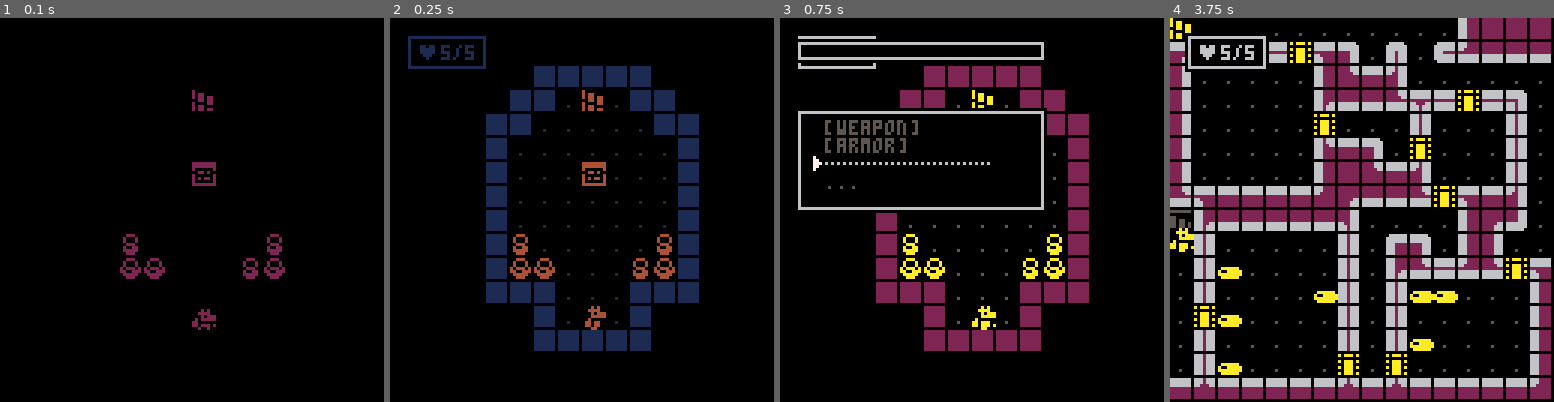
Above: before the commit, frames 1-4 (left to right).
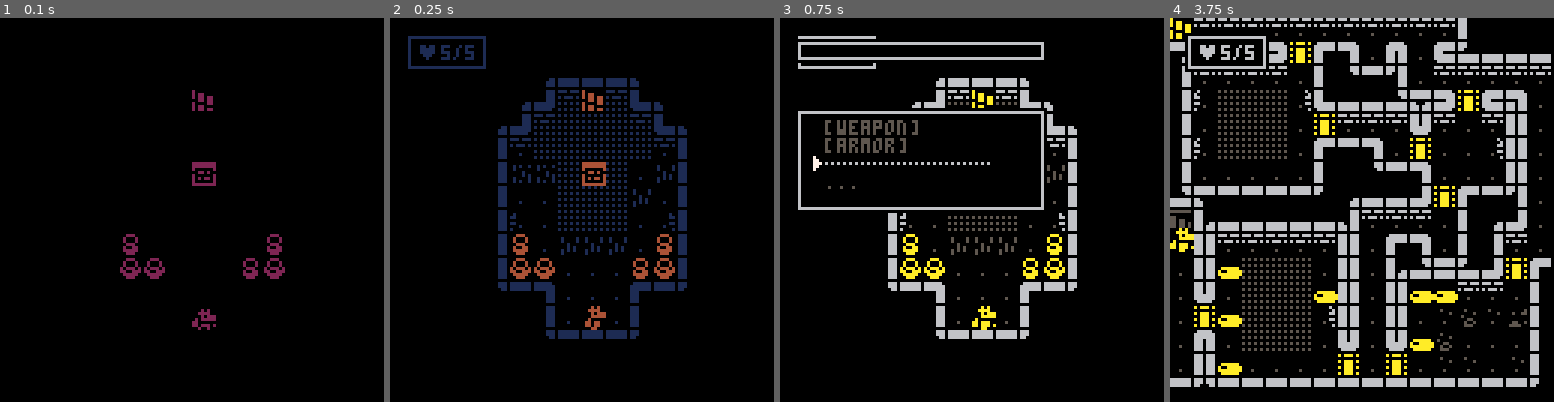
Above: after the commit, the same moments.

Repository: gabriel-jm/pico8-games
Game: PICO-8 cartridge porklike.p8
Two runs of this game, one before a commit and one after it. Both use one fixed random seed, a clock stepped at 60 frames per second and the inputs below.
Inputs:
- Up to frame 1 (0.1 s): no input
- Up to frame 2 (0.25 s): no input
- Up to frame 3 (0.75 s): tap X (X key) at 0.33 s; tap O (Z key) at 0.7 s
- Up to frame 4 (3.75 s): tap X (X key) at 1.07, 1.85, 2.97 s; hold Right 1.6-2.1 s; tap O (Z key) every 0.4 s from 1.7 to 3.7 s; hold Up 2.15-2.42 s; hold Right 2.47-3.03 s; hold Left 3.08-3.58 s; hold Down from 3.63 s (still down)

Frame 1 is identical in both runs. In frame 2, 9.7% of the frame differs, in the area x 25-81%, y 12-87%; in frame 3, 10%; in frame 4, 20%, in the area x 0-100%, y 0-100%.

Commit message:
porklike - lesson 43 middle

Diff:
--- a/porklike.p8
+++ b/porklike.p8
@@ -53,6 +53,7 @@
 end
 
 function startgame()
+	tile_ani=0
 	fadeperc=1
 
 	btn_buffer=-1
@@ -247,6 +248,7 @@
 
 	if (fadeperc==1) return
 
+	anim_map()
 	map()
 
 	foreach(dead_mobs,
@@ -341,6 +343,26 @@
 function draw_win()
 	cls(2)
 	print("u win",50,50,7)
+end
+
+function anim_map()
+	tile_ani+=1
+
+	if (tile_ani<15) return
+
+	tile_ani=0
+
+	in_xy_pairs(function(x,y)
+		local tile=mget(x,y)
+
+		if tile>=64 and tile<=67 then
+			tile=tile%2==0
+				and tile+1
+				or tile-1
+		end
+
+		mset(x,y,tile)
+	end)
 end
 -->8
 -- tools
@@ -541,9 +563,10 @@
 				"the golden kielbasa",
 				""
 			})
-		elseif floor==final_floor then
-			win=true
-		end
+		end
+	elseif tile==110 then
+		-- kielbasa
+		win=true
 	end
 end
 
@@ -1347,10 +1370,11 @@
 	carvescuts()
 	start_end()
 	fill_ends()
+	pretty_walls()
 	installdoors()
-	pretty_walls()
 
 	spawn_mobs()
+	decorate_rooms()
 end
 
 -- rooms
@@ -1716,8 +1740,10 @@
 
 function installdoors()
 	foreach(doors,function(d)
+		local tile=mget(d.x,d.y)
+
 		if
-			mget(d.x,d.y)==1
+			(tile==1 or tile==4)
 			and is_door(d.x,d.y)
 		then
 			mset(d.x,d.y,13)
@@ -1782,10 +1808,27 @@
 	plyr.y=py
 end
 
+function next2tile(x,y,tile)
+	for i=1,4 do
+		if
+			in_bounds(
+				x+dirs_x[i],y+dirs_y[i]
+			)
+			and mget(
+				x+dirs_x[i],y+dirs_y[i]
+			)==tile
+		then
+			return true
+		end
+	end
+end
+
 function pretty_walls()
 	in_xy_pairs(function(x,y)
-		if mget(x,y)==2 then
-			local sig,tile=get_sig(x,y),2
+		local tile=mget(x,y)
+
+		if tile==2 then
+			local sig,tile=get_sig(x,y),3
 
 			for i=1,#wall_sig do
 				if bcomp(
@@ -1798,10 +1841,93 @@
 			end
 
 			mset(x,y,tile)
+		elseif tile==1 then
+			if
+				not is_walkable(x,y-1)
+			then
+				mset(x,y,4)
+			end
 		end
 	end)
 end
 
+function decorate_rooms()
+	local decor_funcs={
+		deco_carpet,
+		deco_torch,
+		deco_dirt,
+		deco_farn,
+		deco_vase
+	}
+
+	foreach(rooms,function(r)
+		local decor_func=get_rnd(
+			decor_funcs
+		)
+
+		for x=0,r.w-1 do
+			for y=1,r.h-1 do
+				decor_func(
+					r,r.x+x,r.y+y,x,y
+				)
+			end
+		end
+	end)
+end
+
+function deco_carpet(
+	r,tx,ty,x,y
+)
+	deco_torch(r,tx,ty,x,y)
+
+	if
+		x>0 and x<r.w-1 and y<r.h-1
+	then
+		mset(tx,ty,68)
+	end
+end
+
+function deco_dirt(r,tx,ty,x,y)
+	local tarr=split"1,74,75,76"
+
+	if mget(tx,ty)==1 then
+		mset(tx,ty,get_rnd(tarr))
+	end
+end
+
+function deco_torch(r,tx,ty,x,y)
+	if
+		rnd(3)>1 and y%2==1
+		and not next2tile(tx,ty,13)
+	then
+		if x==0 then
+			mset(tx,ty,64)
+		elseif x==r.w-1 then
+			mset(tx,ty,66)
+		end
+	end
+end
+
+function deco_farn(r,tx,ty,x,y)
+	local tarr=split"1,70,70,70,71,71,71,72,73,74"
+
+	if mget(tx,ty)==1 then
+		mset(tx,ty,get_rnd(tarr))
+	end
+end
+
+function deco_vase(r,tx,ty,x,y)
+	local tarr=split"1,1,1,7,8"
+
+	if
+		mget(tx,ty)==1
+		and is_walkable(tx,ty,"checkmobs")
+		and not next2tile(tx,ty,13)
+	then
+		mset(tx,ty,get_rnd(tarr))
+	end
+end
+
 
 
 
@@ -1931,23 +2057,23 @@
 
 
 __gff__
-0000050500000303030103010307020005050505050505050505050505050505050505050505050505050505050505050505050505050505050505050505000000000000000000000000000000000000000000000000000000000000000000000000000000000000000000000000000000000000000000000000000000000000
+0000050500050303030103010307020005050505050505050505050505050505050505050505050505050505050505050505050505050505050505050505000000000000000004040000000000000000000000000000000000000000000000000000000000000000000000000000000000000000000000000000000000000000
 0000000000000000000000000000000000000000000000000000000000000000000000000000000000000000000000000000000000000000000000000000000000000000000000000000000000000000000000000000000000000000000000000000000000000000000000000000000000000000000000000000000000000000
 __map__
 0202020202020202020202020202020200000000000000000000000000000000000000000000000000000000000000000000000000000000000000000000000000000000000000000000000000000000000000000000000000000000000000000000000000000000000000000000000000000000000000000000000000000000
 020f010101010101010101020e01010200000000000000000000000000000000000000000000000000000000000000000000000000000000000000000000000000000000000000000000000000000000000000000000000000000000000000000000000000000000000000000000000000000000000000000000000000000000
-0201010101010202020201020202010200000000000002020202020000000000000000000000000000000000000000000000000000000000000000000000000000000000000000000000000000000000000000000000000000000000000000000000000000000000000000000000000000000000000000000000000000000000
-0201010101010201010101020101010200000000000202010e01020200000000000000000000000000000000000000000000000000000000000000000000000000000000000000000000000000000000000000000000000000000000000000000000000000000000000000000000000000000000000000000000000000000000
-0201010101010201010101020102020200000000020201010101010202000000000000000002020202020200000000000000000000000000000000000000000000000000000000000000000000000000000000000000000000000000000000000000000000000000000000000000000000000000000000000000000000000000
-0201010101010201010101020101010200000000020101010101010102000000000000000002010101010200000000000000000000000000000000000000000000000000000000000000000000000000000000000000000000000000000000000000000000000000000000000000000000000000000000000000000000000000
-0201010101010102020202020101010200000000020101010601010102000000000000000002010601010200000000000000000000000000000000000000000000000000000000000000000000000000000000000000000000000000000000000000000000000000000000000000000000000000000000000000000000000000
-0201010101010101010101020101010200000000020101010101010102000000000000000002010101010200000000000000000000000000000000000000000000000000000000000000000000000000000000000000000000000000000000000000000000000000000000000000000000000000000000000000000000000000
-02020d02020202020202020202020d0200000000020101010101010102000000000000000002010101010200000000000000000000000000000000000000000000000000000000000000000000000000000000000000000000000000000000000000000000000000000000000000000000000000000000000000000000000000
-01010701020a0101010108020201010200000000020701010101010702000000000000000002020201020200000000000000000000000000000000000000000000000000000000000000000000000000000000000000000000000000000000000000000000000000000000000000000000000000000000000000000000000000
-0101010102010101010101020201010200000000020808010101070802000000000000000000020f01020000000000000000000000000000000000000000000000000000000000000000000000000000000000000000000000000000000000000000000000000000000000000000000000000000000000000000000000000000
-0101010102020202020101020201010200000000020202010101020202000000000000000000020202020000000000000000000000000000000000000000000000000000000000000000000000000000000000000000000000000000000000000000000000000000000000000000000000000000000000000000000000000000
-02010601020c01010101010d0101020200000000000002010f01020000000000000000000000000000000000000000000000000000000000000000000000000000000000000000000000000000000000000000000000000000000000000000000000000000000000000000000000000000000000000000000000000000000000
-0201010102010101010101020101010200000000000002020202020000000000000000000000000000000000000000000000000000000000000000000000000000000000000000000000000000000000000000000000000000000000000000000000000000000000000000000000000000000000000000000000000000000000
+0201010101010202020201020202010200000000000010111111120000000000000000000000000000000000000000000000000000000000000000000000000000000000000000000000000000000000000000000000000000000000000000000000000000000000000000000000000000000000000000000000000000000000
+0201010101010201010101020101010200000000001024450e45231200000000000000000000000000000000000000000000000000000000000000000000000000000000000000000000000000000000000000000000000000000000000000000000000000000000000000000000000000000000000000000000000000000000
+0201010101010201010101020102020200000000102445444444452312000000000000000002020202020200000000000000000000000000000000000000000000000000000000000000000000000000000000000000000000000000000000000000000000000000000000000000000000000000000000000000000000000000
+0201010101010201010101020101010200000000200444444444440422000000000000000002010101010200000000000000000000000000000000000000000000000000000000000000000000000000000000000000000000000000000000000000000000000000000000000000000000000000000000000000000000000000
+0201010101010102020202020101010200000000204949440644014822000000000000000002010601010200000000000000000000000000000000000000000000000000000000000000000000000000000000000000000000000000000000000000000000000000000000000000000000000000000000000000000000000000
+0201010101010101010101020101010200000000200101444444480122000000000000000002010101010200000000000000000000000000000000000000000000000000000000000000000000000000000000000000000000000000000000000000000000000000000000000000000000000000000000000000000000000000
+02020d02020202020202020202020d0200000000204001444444014222000000000000000002010101010200000000000000000000000000000000000000000000000000000000000000000000000000000000000000000000000000000000000000000000000000000000000000000000000000000000000000000000000000
+01010701020a0101010108020201010200000000200701484848010722000000000000000002020201020200000000000000000000000000000000000000000000000000000000000000000000000000000000000000000000000000000000000000000000000000000000000000000000000000000000000000000000000000
+0101010102010101010101020201010200000000200808010101070822000000000000000000020f01020000000000000000000000000000000000000000000000000000000000000000000000000000000000000000000000000000000000000000000000000000000000000000000000000000000000000000000000000000
+0101010102020202020101020201010200000000303114010101133132000000000000000000020202020000000000000000000000000000000000000000000000000000000000000000000000000000000000000000000000000000000000000000000000000000000000000000000000000000000000000000000000000000
+02010601020c01010101010d0101020200000000000020010f01220000000000000000000000000000000000000000000000000000000000000000000000000000000000000000000000000000000000000000000000000000000000000000000000000000000000000000000000000000000000000000000000000000000000
+0201010102010101010101020101010200000000000030313131320000000000000000000000000000000000000000000000000000000000000000000000000000000000000000000000000000000000000000000000000000000000000000000000000000000000000000000000000000000000000000000000000000000000
 0201010101010101010707020101010100000000000000000000000000000000000000000000000000000000000000000000000000000000000000000000000000000000000000000000000000000000000000000000000000000000000000000000000000000000000000000000000000000000000000000000000000000000
 0202020202020202020202020202010100000000000000000000000000000000000000000000000000000000000000000000000000000000000000000000000000000000000000000000000000000000000000000000000000000000000000000000000000000000000000000000000000000000000000000000000000000000
 
Not shown, changed: 52 lines of the sprite sheet (__gfx__) section of porklike.p8
